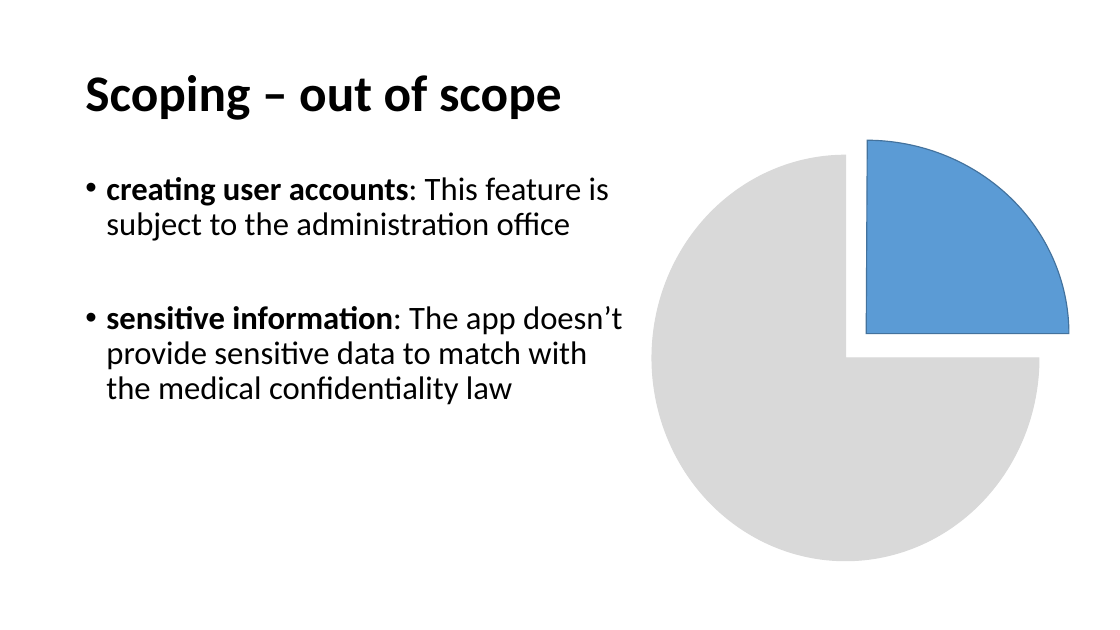
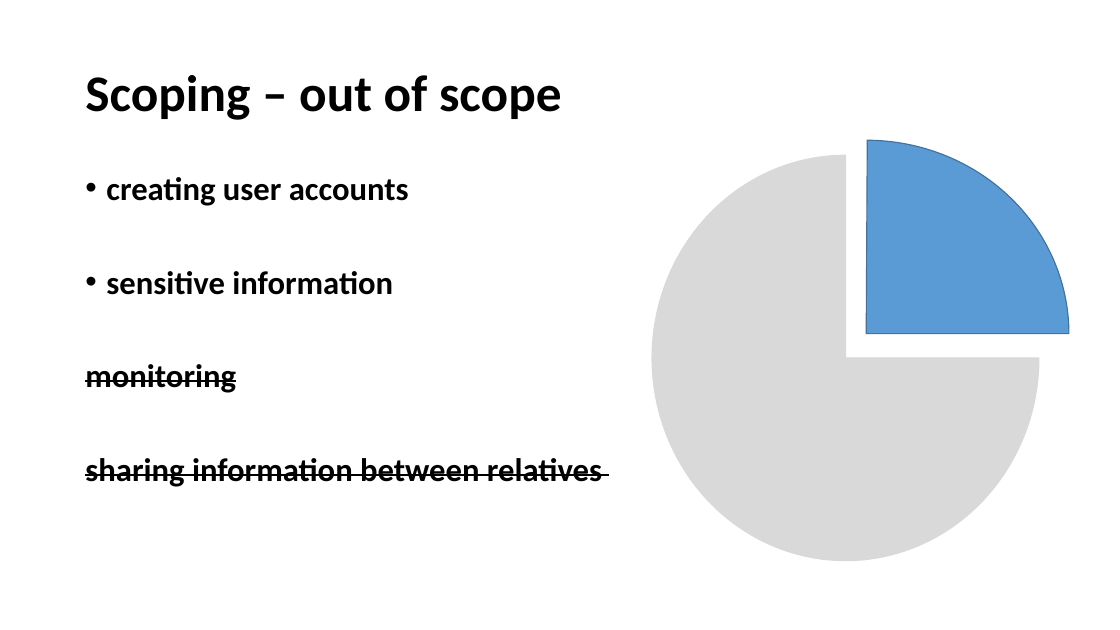
Before and after one commit to wirtj1/relatives, a slide deck: slide 3 of Orange/doc/CS01/task03/Task03.pptx. Drawn at 1120x630 pixels with LibreOffice and Linux fonts; fonts in the diff are those of the drawing. Boxes give left, top, right and bottom in pixels: in the first picture for what was removed or moved away, otherwise in the second. Text is boxed around its words. In the diff, an @@ line names an element or a change of style, - is before the commit and + after.

```diff
--- a/Orange/doc/CS01/task03/Task03.pptx
+++ b/Orange/doc/CS01/task03/Task03.pptx
@@ text at (85, 177, 602, 487): text changed; bold on @@
-• creating user accounts: This feature is subject to the administration office
-• sensitive information: The app doesn’t provide sensitive data to match with the medical confidentiality law
+• creating user accounts
+• sensitive information
+monitoring
+sharing information between relatives
```
Also in this commit, not shown: 2 other slides changed, 1 slide added, 2 slides removed.
